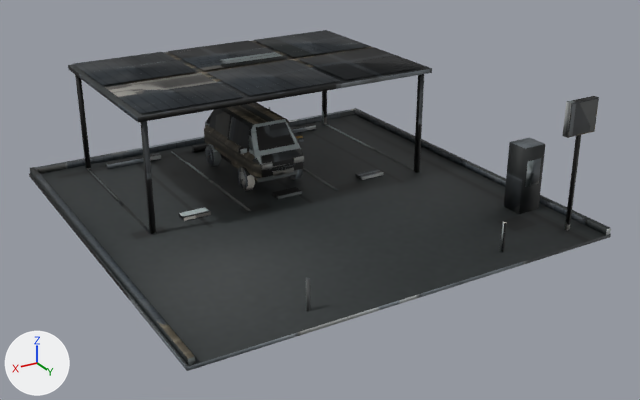
The OBJ model App/assets/lod/buildings/commercial/parking_002.lod1.obj as it was, and as the next commit left it.
Both versions are drawn from a camera (50 mm lens) standing at (10.08, 17.92, 8.94) and looking at (-0.21, 0.76, 0.36). Lighting does not change. The marker at lower left points along +X, +Y and +Z. The older version comes first. Where no turn or scale is listed for an object, it has been applied to the vertices.

The first picture shows 'parking_002'.
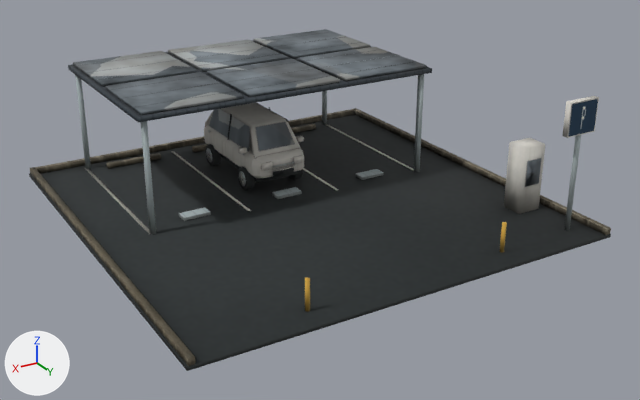
Where the change shows, as pixel boxes (x1, y1, x2, y2) in the pictures (640 x 400 px; the box of a moved part takes in the faces that stretch with it):
'parking_002', reshaped: before (29, 30, 611, 371); after (29, 29, 611, 371)
part 1 of me_parking_002, added: after (298, 46, 427, 81)
part 2 of me_parking_002, added: after (253, 29, 370, 58)
part 3 of me_parking_002, added: after (207, 59, 340, 97)
part 4 of me_parking_002, added: after (168, 40, 288, 72)
part 5 of me_parking_002, added: after (105, 72, 243, 115)
part 6 of me_parking_002, added: after (73, 51, 197, 86)
part 7 of me_parking_002, deleted: before (74, 30, 427, 113)
part 8 of me_parking_002, moved or reshaped: before (205, 112, 304, 191); after (205, 112, 304, 190)
part 9 of me_parking_002, moved or reshaped: before (565, 135, 581, 231); after (564, 135, 581, 230)
part 10 of me_parking_002, moved or reshaped: before (500, 222, 507, 253); after (499, 222, 507, 253)
part 11 of me_parking_002, moved or reshaped: before (306, 277, 310, 312); after (305, 277, 310, 312)
part 12 of me_parking_002, surface changed: (29, 33, 611, 371) in both

Edits to the bpy script that builds the scene:
```text
Change me_parking_002:
    used by ob_parking_002; location = (0.0, 0.0, 0.0)
    remove me_parking_002.from_pydata(...)  # 695 vertices, 1015 faces; spans x -5.3..5.3, y -5.4..5.4, z 0.0..3.25
    add me_parking_002.from_pydata(...)  # 783 vertices, 1023 faces, 16 loose edges; spans x -5.3..5.3, y -5.4..5.4, z 0.0..3.25
    me_parking_002 part 1: the loose piece of 8 vertices spanning x -2.87..-2.17, y -0.66..-0.34, z 0.1..0.18 is copied, and the copy is scaled about its middle by (3.56, 7.57, 0.828), then moved by (-0.13, -0.7, 2.9); it spans x -3.89..-1.41, y -2.4..0.0, z 3.0..3.07
    me_parking_002 part 2: the loose piece of 8 vertices spanning x -3.29..-1.75, y -4.78..-4.62, z 0.1..0.22 is copied, and the copy is scaled about its middle by (1.6, 15.2, 0.552), then moved by (-0.13, 0.9, 2.88); it spans x -3.89..-1.41, y -5.0..-2.6, z 3.0..3.07
    me_parking_002 part 3: the loose piece of 8 vertices spanning x -4.0..4.0, y -5.1..0.1, z 2.87..2.99 is copied, and the copy is scaled about its middle by (0.31, 0.461, 0.564), then moved by (0.0, 1.3, 0.11); it spans x -1.24..1.24, y -2.4..0.0, z 3.0..3.07
    me_parking_002 part 4: the loose piece of 8 vertices spanning x -4.0..4.0, y -5.1..0.1, z 2.87..2.99 is copied, and the copy is scaled about its middle by (0.31, 0.461, 0.564), then moved by (0.0, -1.3, 0.11); it spans x -1.24..1.24, y -5.0..-2.6, z 3.0..3.07
    me_parking_002 part 5: the loose piece of 8 vertices spanning x 2.22..2.92, y -0.66..-0.34, z 0.1..0.18 is copied, and the copy is scaled about its middle by (3.56, 7.57, 0.828), then moved by (0.08, -0.7, 2.9); it spans x 1.41..3.89, y -2.4..0.0, z 3.0..3.07
    me_parking_002 part 6: the loose piece of 8 vertices spanning x 1.8..3.34, y -4.78..-4.62, z 0.1..0.22 is copied, and the copy is scaled about its middle by (1.6, 15.2, 0.552), then moved by (0.08, 0.9, 2.88); it spans x 1.41..3.89, y -5.0..-2.6, z 3.0..3.07
    me_parking_002 part 7: 6 loose pieces with 24 vertices, spanning x -3.9..3.9, y -5.01..0.01, z 3.03..3.04, are deleted
    me_parking_002 part 8: 19 vertices moved from x -0.82..0.86, y -3.57..-1.18, z 0.25..0.54 to x -0.82..0.86, y -3.59..-1.18, z 0.25..0.5; 90 vertices removed from x -0.82..0.86, y -4.1..-0.65, z 0.1..1.08; 142 vertices added at x -0.82..0.87, y -4.1..-0.64, z 0.09..1.11
    me_parking_002 part 9: 2 vertices moved from x -4.6..-4.55, y 4.63..4.75, z 0.08..3.2 to x -4.63..-4.58, y 4.64..4.76, z 0.09..3.2; 2 vertices removed from x -4.6..-4.55, y 4.63..4.75, z 0.08..3.21; 6 vertices added at x -4.65..-4.54, y 4.64..4.76, z 0.09..3.2
    me_parking_002 part 10: 2 vertices moved from x -2.5..-2.46, y 4.74..4.84, z 0.09..0.8 to x -2.52..-2.48, y 4.75..4.85, z 0.09..0.8; 2 vertices removed from x -2.5..-2.46, y 4.74..4.84, z 0.08..0.8; 6 vertices added at x -2.54..-2.45, y 4.75..4.85, z 0.09..0.8
    me_parking_002 part 11: 2 vertices moved from x 2.5..2.54, y 4.74..4.84, z 0.09..0.8 to x 2.48..2.52, y 4.75..4.85, z 0.09..0.8; 2 vertices removed from x 2.5..2.54, y 4.74..4.84, z 0.08..0.8; 6 vertices added at x 2.46..2.55, y 4.75..4.85, z 0.09..0.8
    me_parking_002 part 12: 504 kept faces spanning x -5.3..5.3, y -5.4..5.4, z 0.0..3.25 get new texture (UV) coordinates
```
